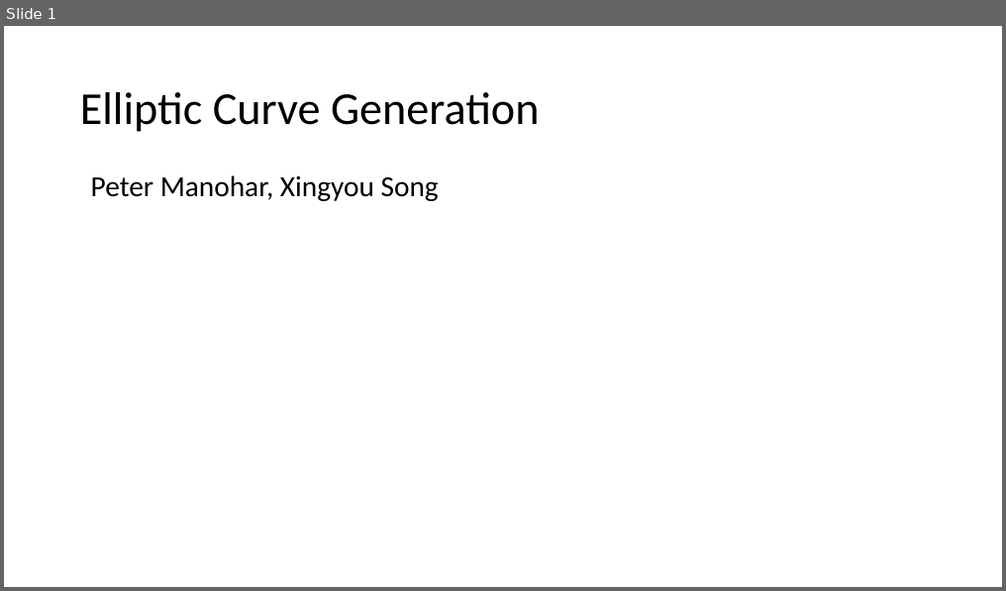
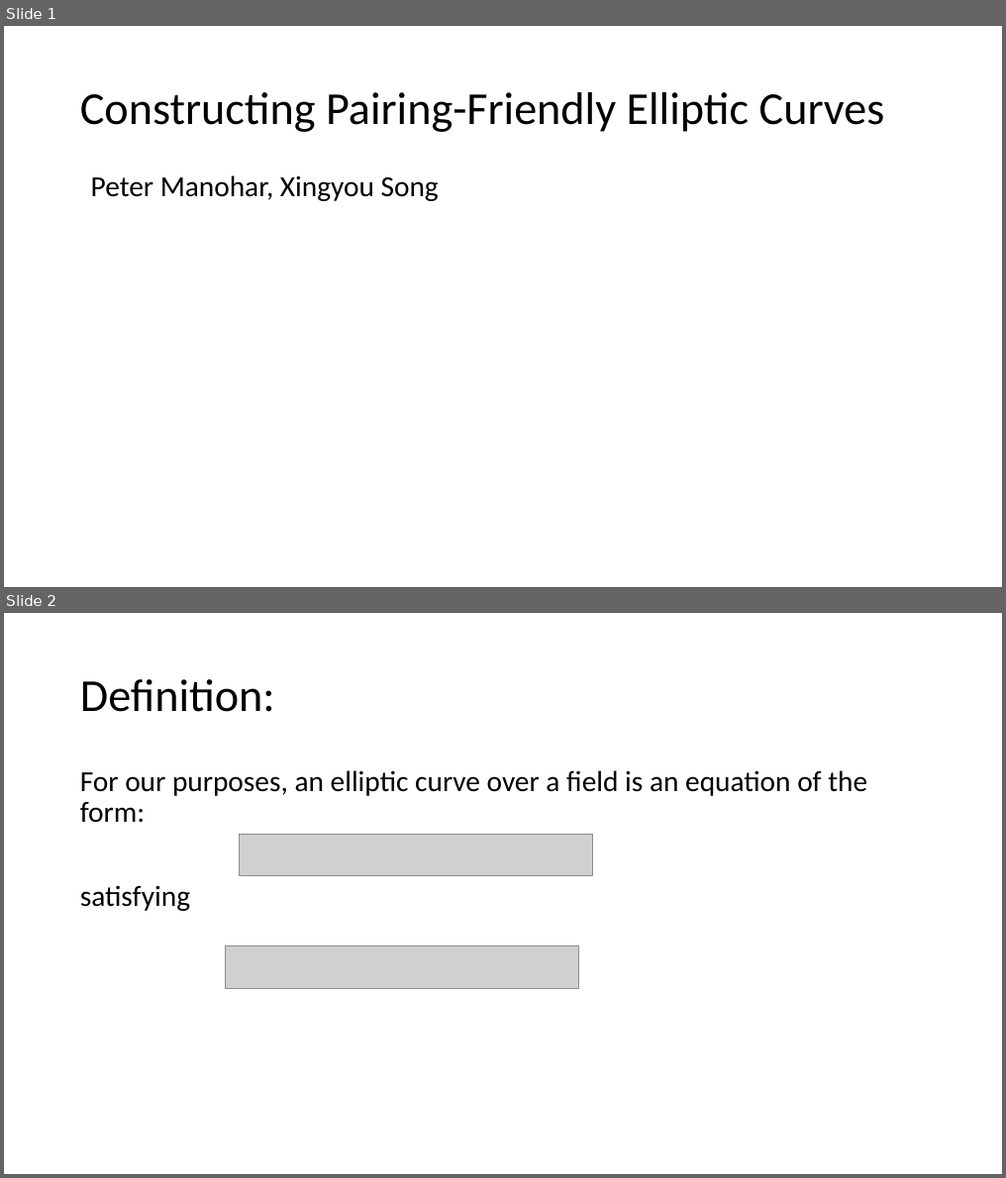
Before and after one commit to Srizzle/CS276-Project-Writeup, a slide deck: Presentation.ppt.pptx. Shown one above the other, each under a label of ours: slide 1 before the commit, slides 1 and 2 after it. The pictures are 1006x591 and 1006x1178 pixels, drawn with LibreOffice and Linux fonts; fonts in the diff are those of the drawing; grey boxes stand for pictures. Boxes give left, top, right and bottom in pixels: in the first picture for what was removed or moved away, otherwise in the second. Text is boxed around its words. In the diff, an @@ line names an element or a change of style, - is before the commit and + after.

```diff
--- a/Presentation.ppt.pptx
+++ b/Presentation.ppt.pptx
@@ slide 2 added at (4,613,1002,1174), background #FFFFFF @@
@@ title added at (80,679,275,712), 44 pt, text #000000 @@
+Definition:
@@ text added at (80,770,867,911), 28 pt, text #000000 @@
+For our purposes, an elliptic curve over a field is an equation of the form:
+satisfying
@@ picture added at (239,834,592,875) @@
@@ picture added at (226,947,579,989) @@
@@ slide 1 changed as well @@
@@ title at (80,92,885,132): text changed @@
-Elliptic Curve Generation
+Constructing Pairing-Friendly Elliptic Curves
```
Also in this commit, not shown: 7 other slides added, 1 slide removed, 8 other files.
